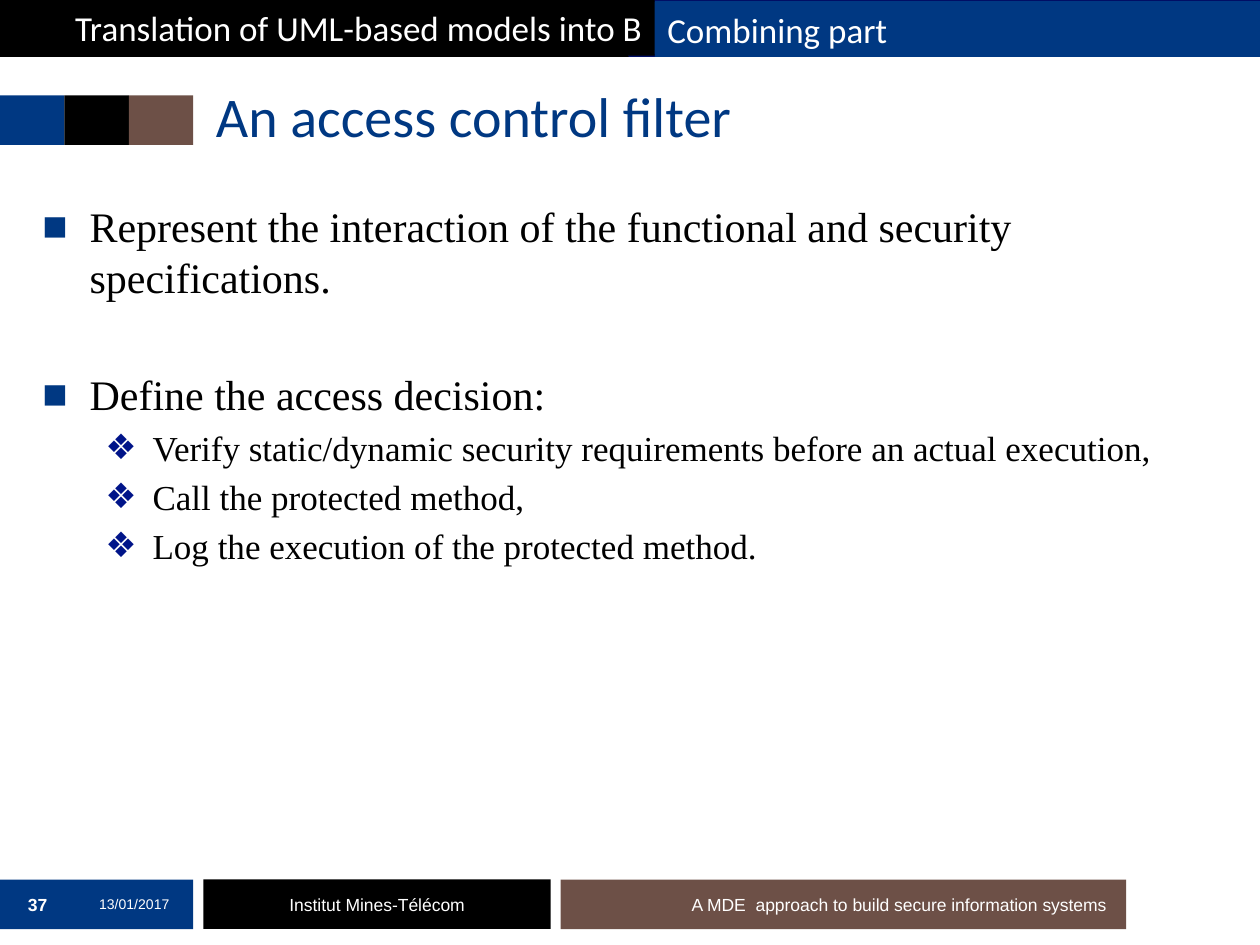
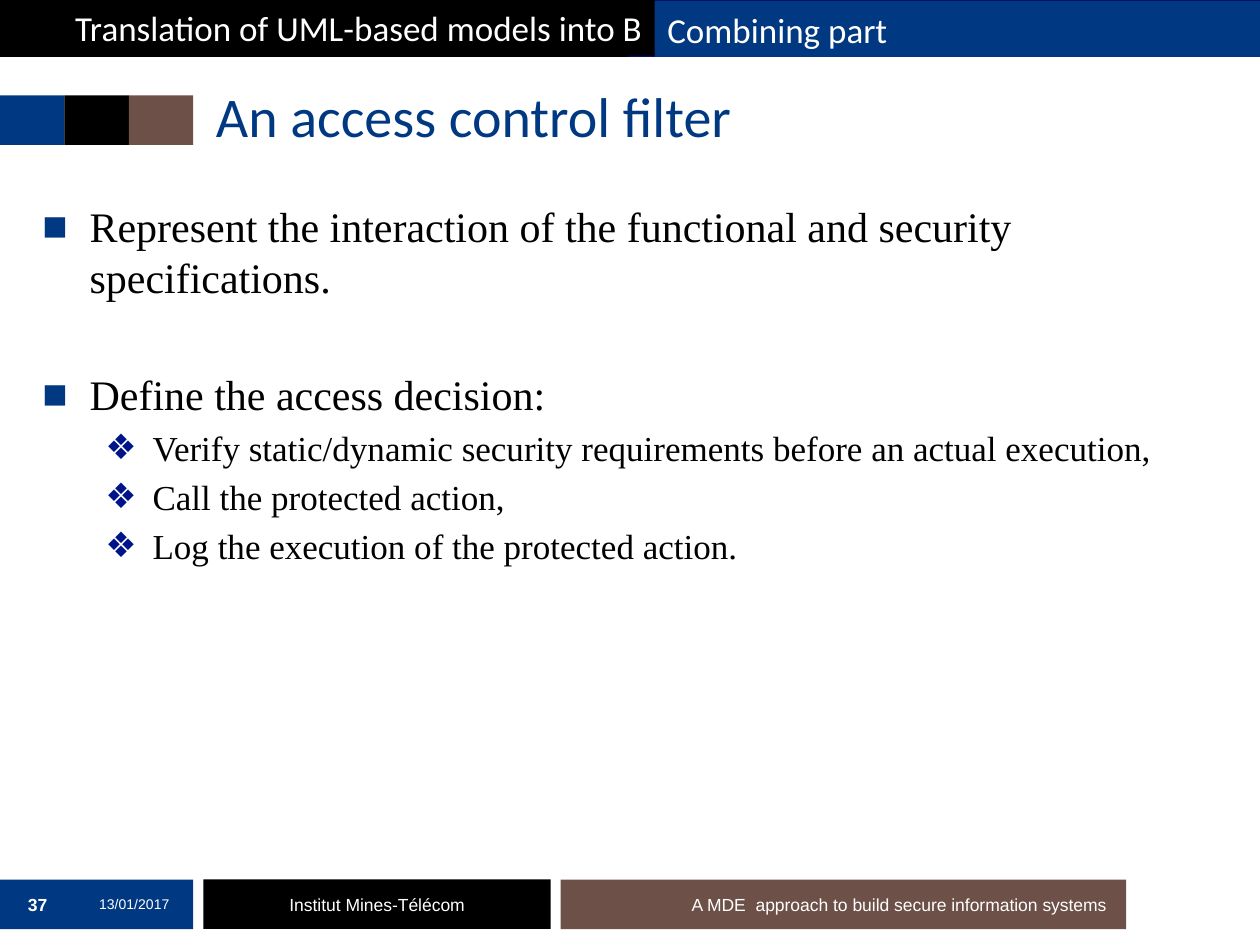
Before and after one commit to mai-ng/phdDefense, a slide deck: slide 37 of slides/presentation-defense.pptx. Drawn at 1260x945 pixels with LibreOffice and Linux fonts; fonts in the diff are those of the drawing; background and template pictures are left out. Boxes give left, top, right and bottom in pixels: in the first picture for what was removed or moved away, otherwise in the second. Text is boxed around its words. In the diff, an @@ line names an element or a change of style, - is before the commit and + after.

```diff
--- a/slides/presentation-defense.pptx
+++ b/slides/presentation-defense.pptx
@@ text at box(153, 485, 737, 566): text changed @@
-  ❖ Call the protected method,
-  ❖ Log the execution of the protected method.
+  ❖ Call the protected action,
+  ❖ Log the execution of the protected action.
```
Also in this commit, not shown: 11 other slides changed.
